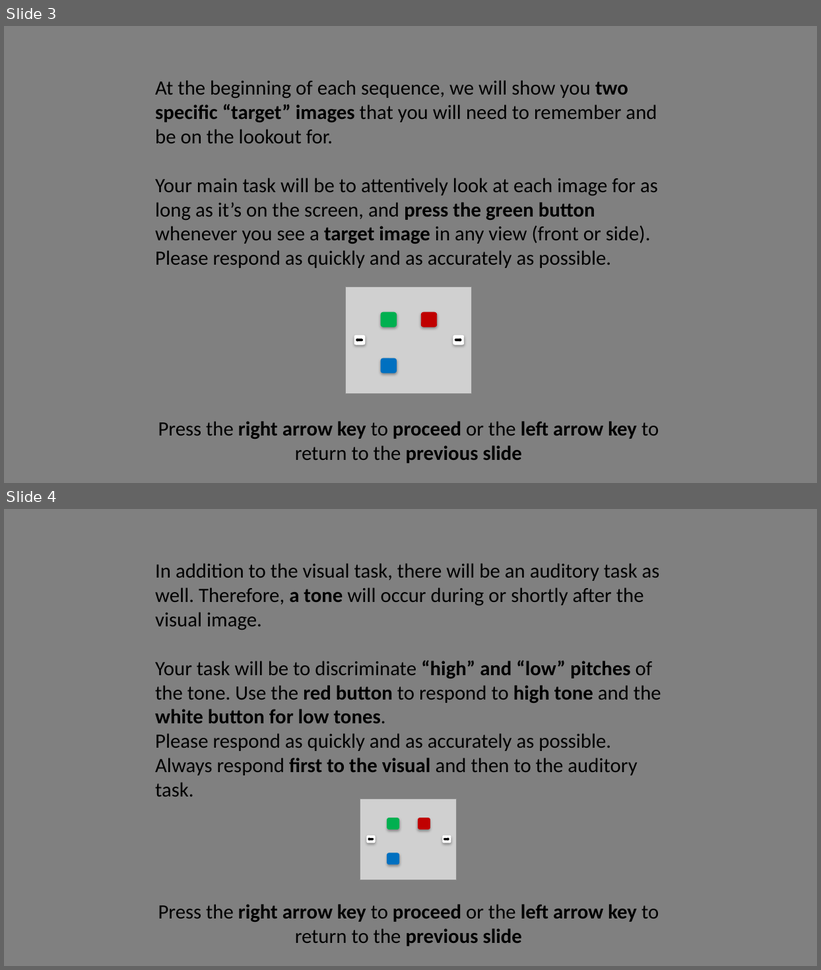
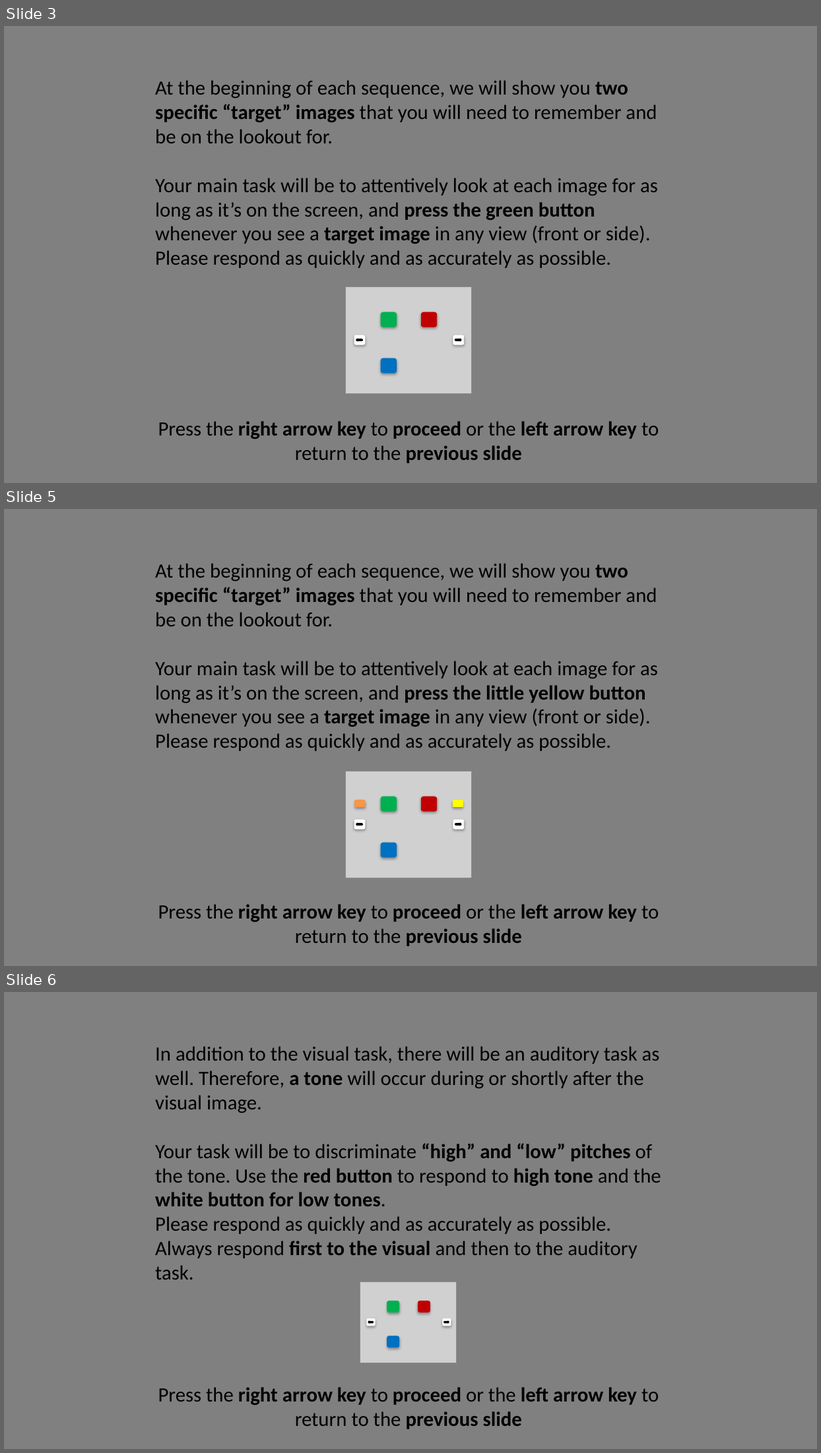
Before and after one commit to NCCLabMPI/Reconstructed_time_experiment, a slide deck: instructions/Instructions.pptx. Shown one above the other, each under a label of ours: slides 3 and 4 before the commit, slides 3, 5 and 6 after it; the slides between them are not shown. The pictures are 821x970 and 821x1453 pixels, drawn with LibreOffice and Linux fonts; fonts in the diff are those of the drawing; grey boxes stand for pictures. Boxes give left, top, right and bottom in pixels: in the first picture for what was removed or moved away, otherwise in the second. Text is boxed around its words. In the diff, an @@ line names an element or a change of style, - is before the commit and + after.

Commit message:
prepare intro task

```diff
--- a/instructions/Instructions.pptx
+++ b/instructions/Instructions.pptx
@@ slide 5 added at [4,509,817,966], background #808080 @@
@@ text added at [155,563,659,947], 24 pt, text #000000 @@
+At the beginning of each sequence, we will show you two specific “target” images that you will need to remember and be on the lookout for.
+Your main task will be to attentively look at each image for as long as it’s on the screen, and press the little yellow button whenever you see a target image in any view (front or side).
+Please respond as quickly and as accurately as possible.
+Press the right arrow key to proceed or the left arrow key to return to the previous slide
@@ group added at [346,771,471,878]: 7 rounded rectangles, 2 right arrows, 1 picture @@
@@ what was slide 4 is now slide 6 @@
```
Also in this commit, not shown: 2 slides changed, 1 other slide added, 8 other files.
